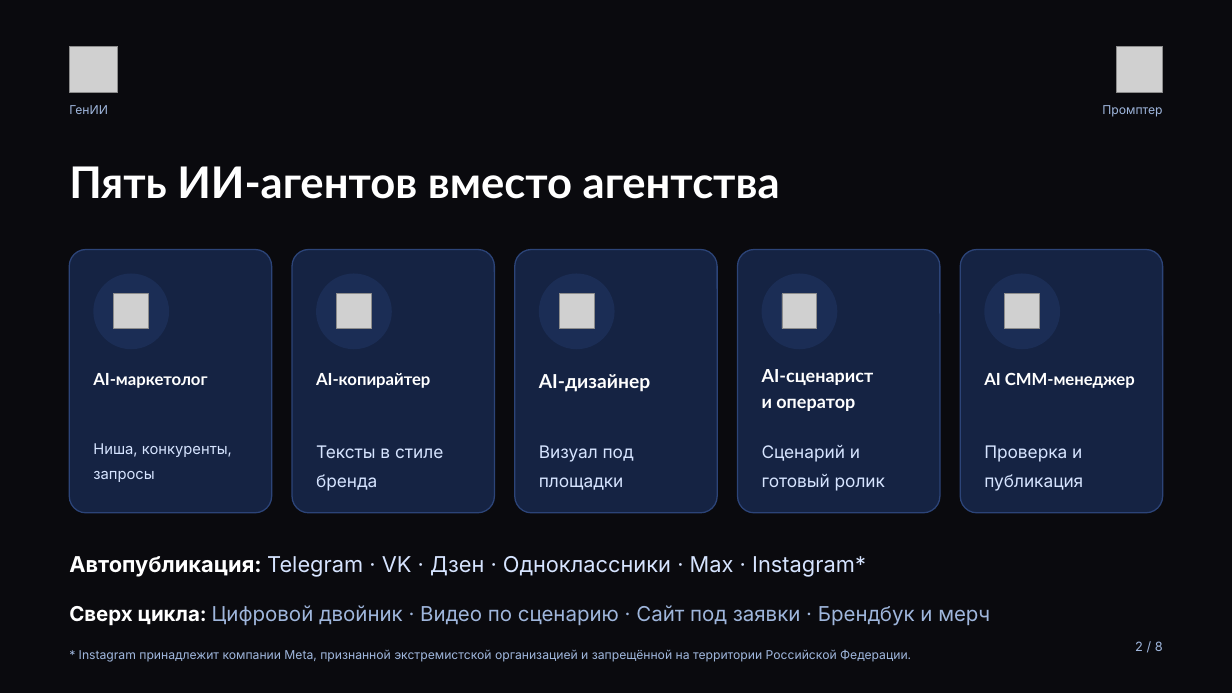
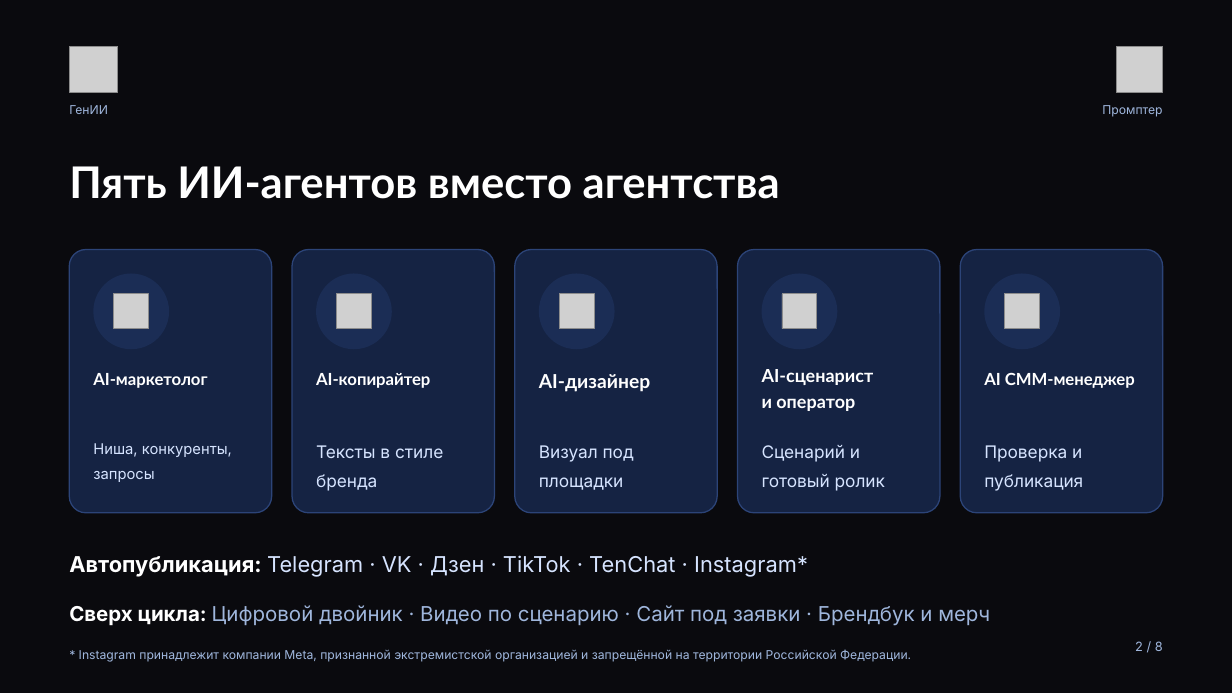
Before and after one commit to injusticebeast802-coder/taste-skill, a slide deck: slide 2 of pressa/press-kit-genii-prompter.pptx. Drawn at 1232x693 pixels with LibreOffice and Linux fonts; fonts in the diff are those of the drawing; grey boxes stand for pictures. Boxes give left, top, right and bottom in pixels: in the first picture for what was removed or moved away, otherwise in the second. Text is boxed around its words. In the diff, an @@ line names an element or a change of style, - is before the commit and + after.

```diff
--- a/pressa/press-kit-genii-prompter.pptx
+++ b/pressa/press-kit-genii-prompter.pptx
@@ text at box(69, 555, 808, 577): text changed @@
-Автопубликация: Telegram · VK · Дзен · Одноклассники · Max · Instagram*
+Автопубликация: Telegram · VK · Дзен · TikTok · TenChat · Instagram*
```
Also in this commit, not shown: 11 other files.
